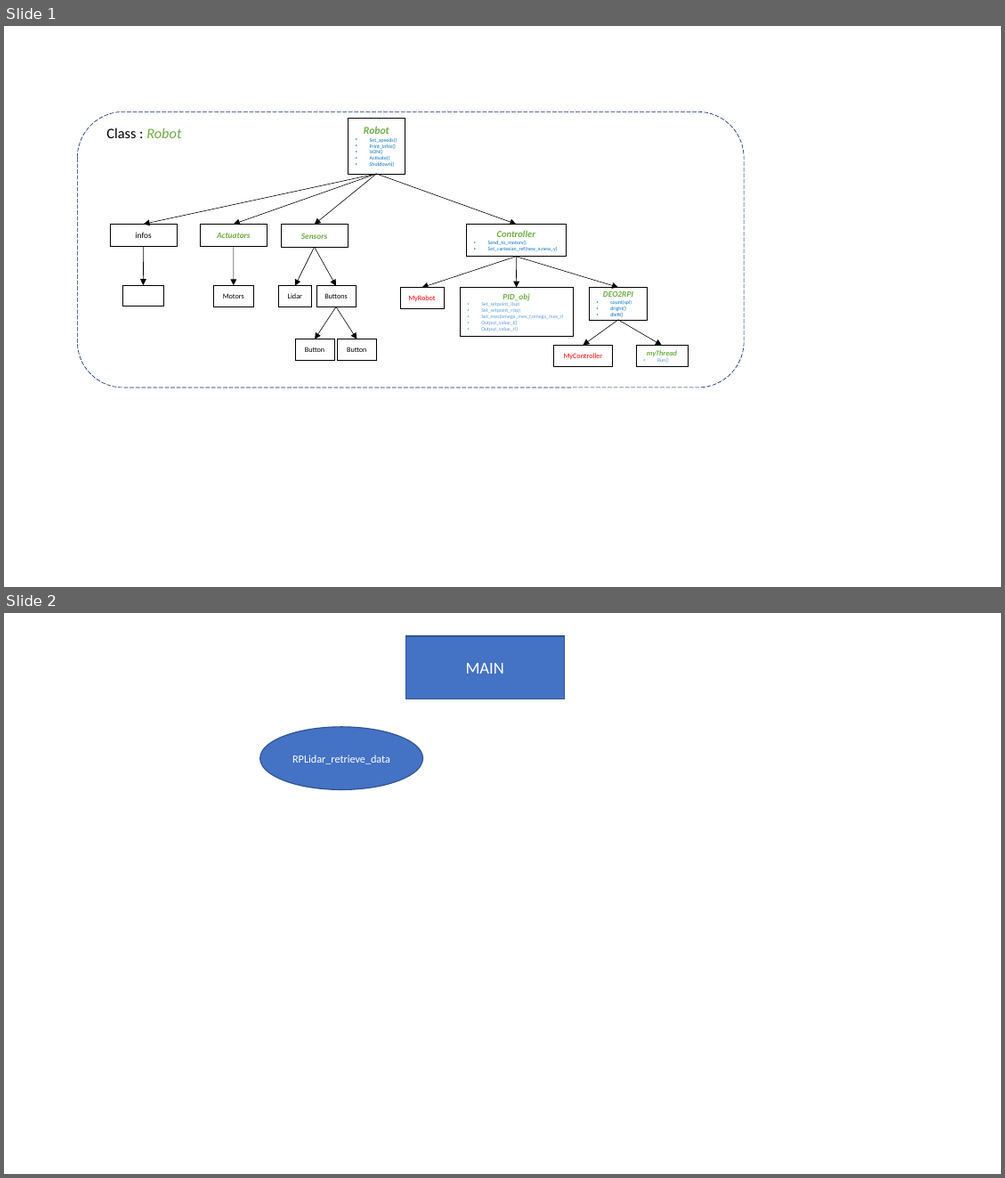
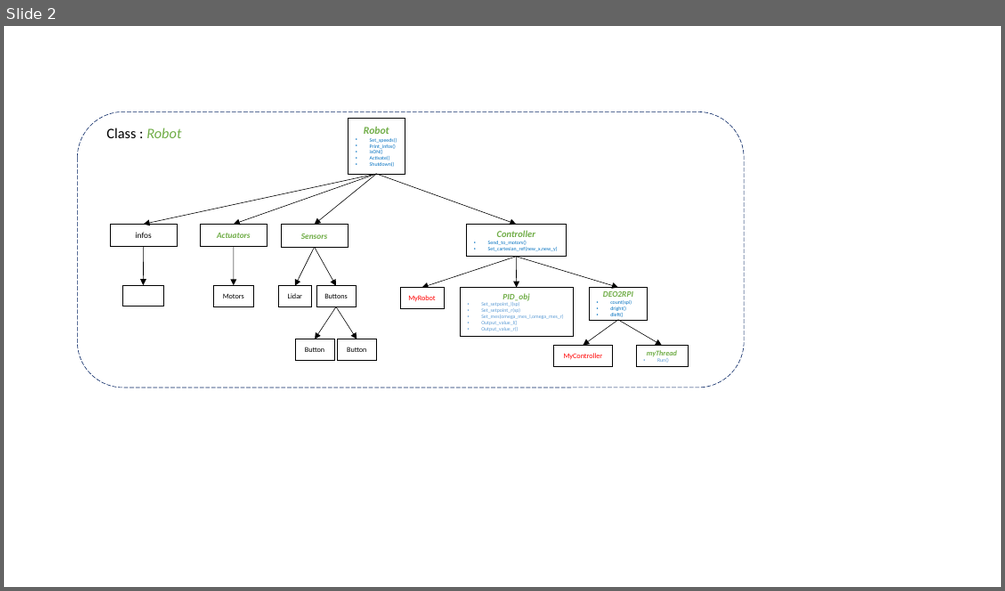
Before and after one commit to sivanroy/minibot-code, a slide deck: schemeofcode.pptx. Shown one above the other, each under a label of ours: slides 1 and 2 before the commit, slide 2 after it. The pictures are 1005x1178 and 1005x591 pixels, drawn with LibreOffice and Linux fonts; fonts in the diff are those of the drawing. Boxes give left, top, right and bottom in pixels: in the first picture for what was removed or moved away, otherwise in the second. Text is boxed around its words. In the diff, an @@ line names an element or a change of style, - is before the commit and + after.

```diff
--- a/schemeofcode.pptx
+++ b/schemeofcode.pptx
@@ slide 2 removed at <box>4,613,1001,1174</box>, background #FFFFFF @@
@@ rectangle removed at <box>405,636,564,699</box> @@
-MAIN
@@ ellipse removed at <box>259,727,423,789</box> @@
-RPLidar_retrieve_data
@@ what was slide 1 is now slide 2 @@
```
Also in this commit, not shown: 1 slide added.
